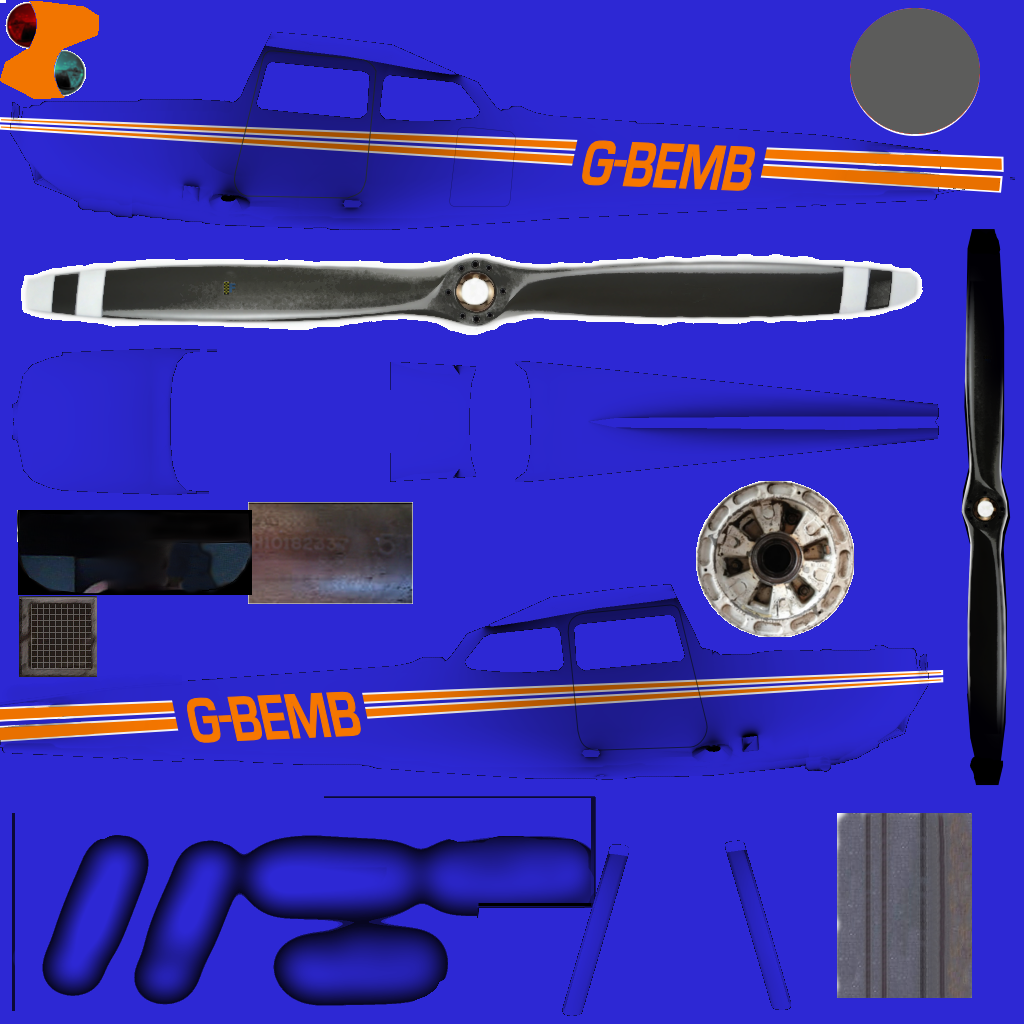
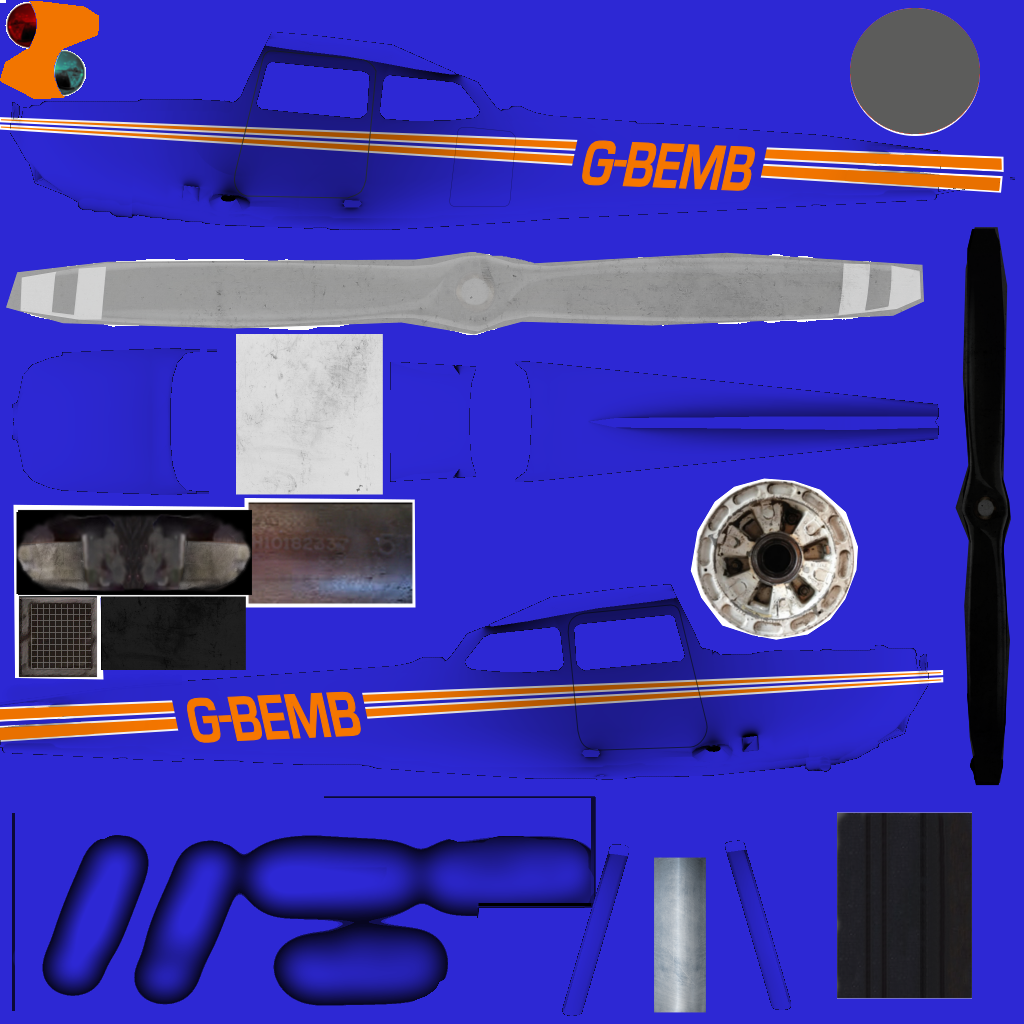
Layer changes from the first 1024×1024 image to the second:
added layer "Clipboard #3" above "Clipboard #2" over 6, 227, 1011, 1013
